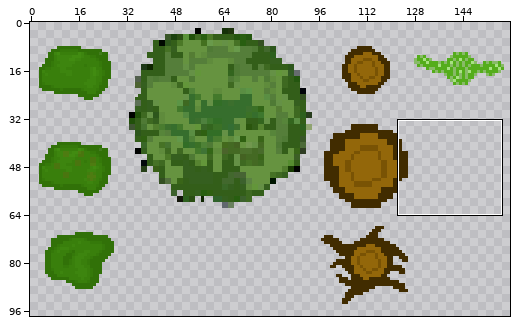
File history of a sprite sheet, Map/Decoration/TreeTiles01.png. The first picture is a wide view before the edit; the outline marks the close-up.
Close-up. Earlier state:
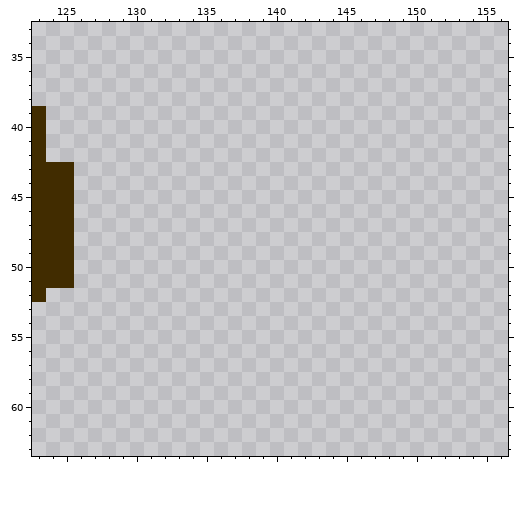
The file is 160x128 pixels. Colours within 5 levels of each other are drawn and written as one. Shown: x 123..156, y 33..63. The wide view leaves out empty margins.
After the commit:
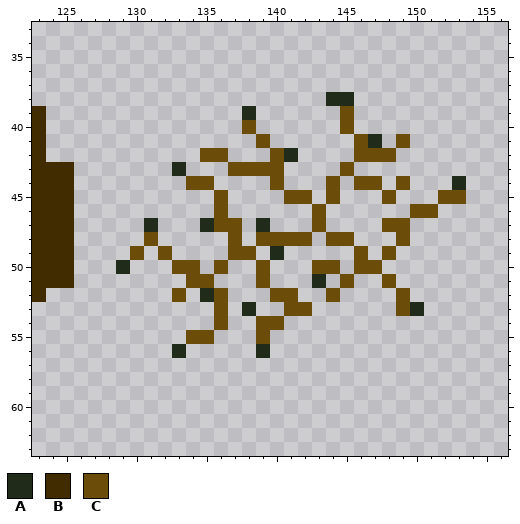
Palette (. is transparent): A #212b1a  B #412c00  C #6c4c09
Changes in this commit:
{"y":38,"x":144,"old":"..","new":"AA"}
{"y":39,"x":138,"old":".","new":"A"}
{"y":39,"x":145,"old":".","new":"C"}
{"y":40,"x":138,"old":".","new":"C"}
{"y":40,"x":145,"old":".","new":"C"}
{"y":41,"x":139,"old":".","new":"C"}
{"y":41,"x":146,"old":"..","new":"CA"}
{"y":41,"x":149,"old":".","new":"C"}
{"y":42,"x":135,"old":"..","new":"CC"}
{"y":42,"x":140,"old":"..","new":"CA"}
{"y":42,"x":146,"old":"...","new":"CCC"}
{"y":43,"x":133,"old":".","new":"A"}
{"y":43,"x":137,"old":"....","new":"CCCC"}
{"y":43,"x":145,"old":".","new":"C"}
{"y":44,"x":134,"old":"..","new":"CC"}
{"y":44,"x":140,"old":".","new":"C"}
{"y":44,"x":144,"old":".","new":"C"}
{"y":44,"x":146,"old":"..","new":"CC"}
{"y":44,"x":149,"old":".","new":"C"}
{"y":44,"x":153,"old":".","new":"A"}
{"y":45,"x":136,"old":".","new":"C"}
{"y":45,"x":141,"old":"..","new":"CC"}
{"y":45,"x":144,"old":".","new":"C"}
{"y":45,"x":148,"old":".","new":"C"}
{"y":45,"x":152,"old":"..","new":"CC"}
{"y":46,"x":136,"old":".","new":"C"}
{"y":46,"x":143,"old":".","new":"C"}
{"y":46,"x":150,"old":"..","new":"CC"}
{"y":47,"x":131,"old":".","new":"A"}
{"y":47,"x":135,"old":"...","new":"ACC"}
{"y":47,"x":139,"old":".","new":"A"}
{"y":47,"x":143,"old":".","new":"C"}
{"y":47,"x":148,"old":"..","new":"CC"}
{"y":48,"x":131,"old":".","new":"C"}
{"y":48,"x":137,"old":".","new":"C"}
{"y":48,"x":139,"old":"....","new":"CCCC"}
{"y":48,"x":144,"old":"..","new":"CC"}
{"y":48,"x":149,"old":".","new":"C"}
{"y":49,"x":130,"old":".","new":"C"}
{"y":49,"x":132,"old":".","new":"C"}
{"y":49,"x":137,"old":"..","new":"CC"}
{"y":49,"x":140,"old":".","new":"A"}
{"y":49,"x":146,"old":".","new":"C"}
{"y":49,"x":148,"old":".","new":"C"}
{"y":50,"x":129,"old":".","new":"A"}
{"y":50,"x":133,"old":"..","new":"CC"}
{"y":50,"x":136,"old":".","new":"C"}
{"y":50,"x":139,"old":".","new":"C"}
{"y":50,"x":143,"old":"..","new":"CC"}
{"y":50,"x":146,"old":"..","new":"CC"}
{"y":51,"x":134,"old":"..","new":"CC"}
{"y":51,"x":139,"old":".","new":"C"}
{"y":51,"x":143,"old":".","new":"A"}
{"y":51,"x":145,"old":".","new":"C"}
{"y":51,"x":148,"old":".","new":"C"}
{"y":52,"x":133,"old":".","new":"C"}
{"y":52,"x":135,"old":"..","new":"AC"}
{"y":52,"x":140,"old":"..","new":"CC"}
{"y":52,"x":144,"old":".","new":"C"}
{"y":52,"x":149,"old":".","new":"C"}
{"y":53,"x":136,"old":".","new":"C"}
{"y":53,"x":138,"old":".","new":"A"}
{"y":53,"x":141,"old":"..","new":"CC"}
{"y":53,"x":149,"old":"..","new":"CA"}
{"y":54,"x":136,"old":".","new":"C"}
{"y":54,"x":139,"old":"..","new":"CC"}
{"y":55,"x":134,"old":"..","new":"CC"}
{"y":55,"x":139,"old":".","new":"C"}
{"y":56,"x":133,"old":".","new":"A"}
{"y":56,"x":139,"old":".","new":"A"}
{"label":"added","picture_box":[116,92,466,358]}
